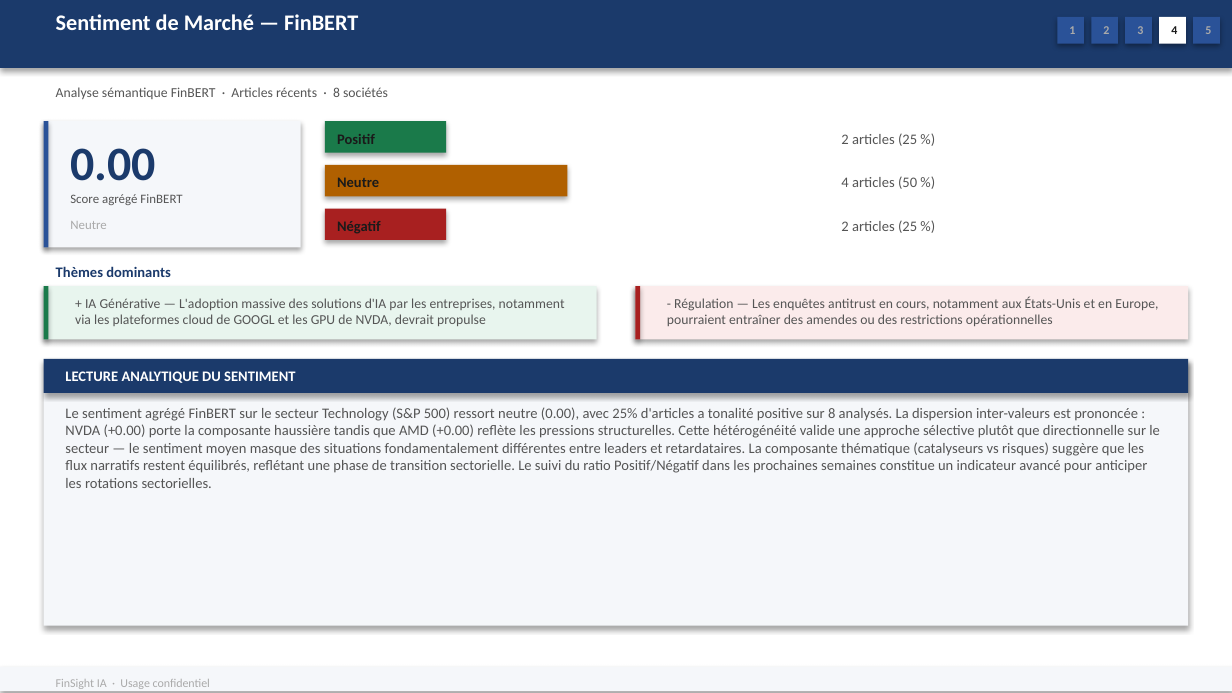
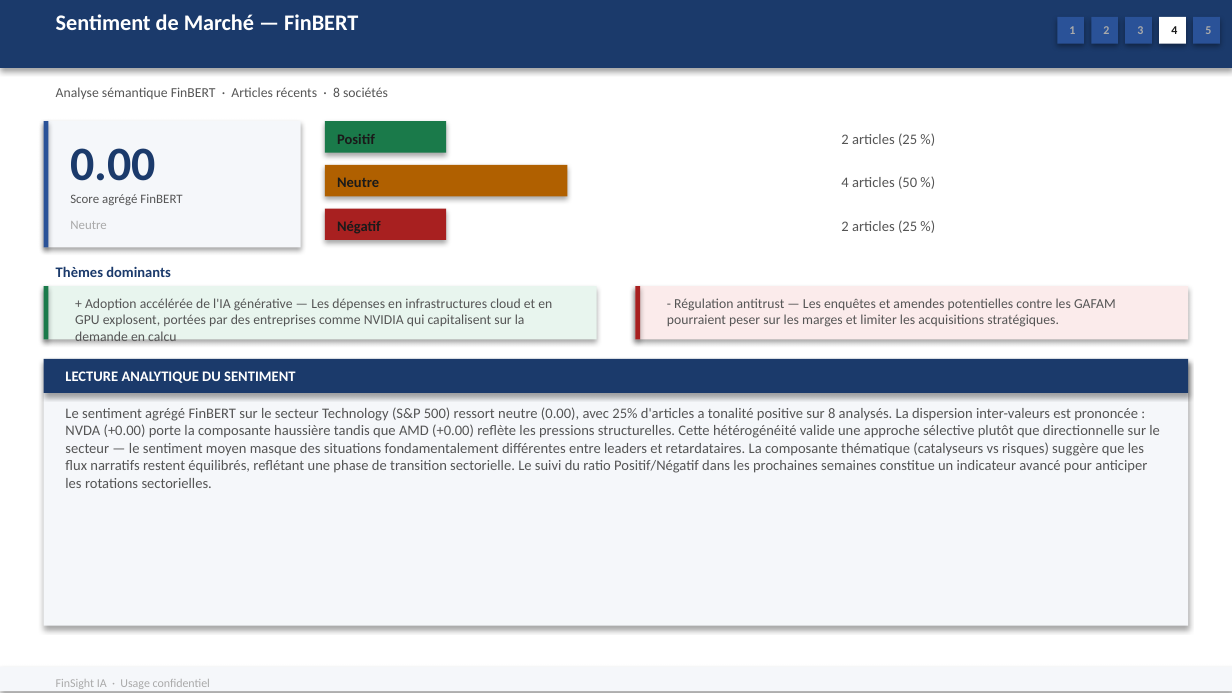
Before and after one commit to baptistejeh07-art/finsight-ia, a slide deck: slide 18 of preview/secteur_Technology_S&P_500/secteur_Technology_S&P_500.pptx. Drawn at 1232x693 pixels with LibreOffice and Linux fonts; fonts in the diff are those of the drawing. Boxes give left, top, right and bottom in pixels: in the first picture for what was removed or moved away, otherwise in the second. Text is boxed around its words. In the diff, an @@ line names an element or a change of style, - is before the commit and + after.

```diff
--- a/preview/secteur_Technology_S&P_500/secteur_Technology_S&P_500.pptx
+++ b/preview/secteur_Technology_S&P_500/secteur_Technology_S&P_500.pptx
@@ text at (75,298,552,342): text changed @@
-+ IA Générative — L'adoption massive des solutions d'IA par les entreprises, notamment via les plateformes cloud de GOOGL et les GPU de NVDA, devrait propulse
++ Adoption accélérée de l'IA générative — Les dépenses en infrastructures cloud et en GPU explosent, portées par des entreprises comme NVIDIA qui capitalisent sur la demande en calcu
@@ text at (667,298,1116,327): text changed @@
-- Régulation — Les enquêtes antitrust en cours, notamment aux États-Unis et en Europe, pourraient entraîner des amendes ou des restrictions opérationnelles
+- Régulation antitrust — Les enquêtes et amendes potentielles contre les GAFAM pourraient peser sur les marges et limiter les acquisitions stratégiques.
```
Also in this commit, not shown: 5 other slides changed, 2 other files.
